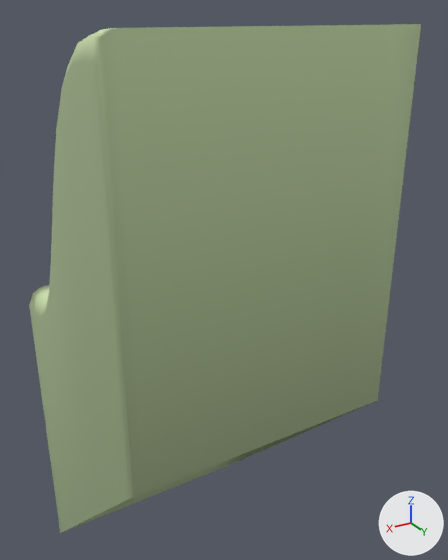
A saved change to the glTF model ground/ground-ramp-r-22.glb.
The view is the same before and after, from a camera (50 mm lens) standing at (1.0, 1.88, 1.03) and looking at (-0.15, -0.03, 0.07). The axes (+X, +Y, +Z) are drawn at lower right. The lights are the same throughout. The older version comes first.

Names of what the first picture shows: 'ground-ramp-r-22'.
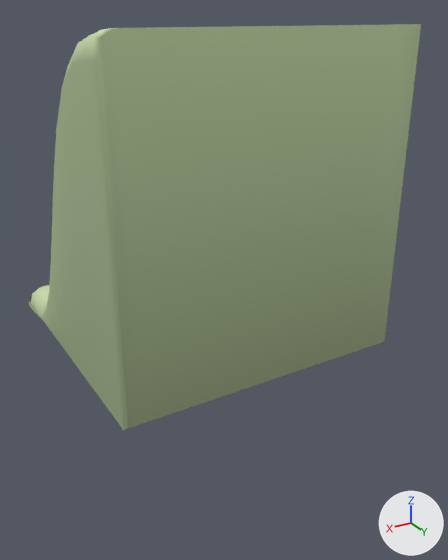
What differs and where, as boxes (x1, y1, x2, y2) in the pictures (448 x 560 px):
'ground-ramp-r-22', reshaped (20% shorter): before (29, 24, 421, 533); after (29, 24, 421, 430)

Edits to the bpy script that builds the scene:
```text
Change me_ground_ramp_r_22:
    used by ob_ground_ramp_r_22; location = (0.0, 0.0, 0.0)
    remove me_ground_ramp_r_22.from_pydata(...)  # 174 vertices, 304 faces; spans x -0.5..0.5, y -0.5..0.5, z -1.3..1.0
    add me_ground_ramp_r_22.from_pydata(...)  # 174 vertices, 304 faces; spans x -0.5..0.5, y -0.5..0.5, z -0.07..1.0
    me_ground_ramp_r_22 part 1: all 42 vertices in x -0.5..0.5, y -0.5..0.5, z -1.3..-0.3 are scaled about their middle by (1, 1, 0), then moved by (0.0, 0.0, 0.75)
```
